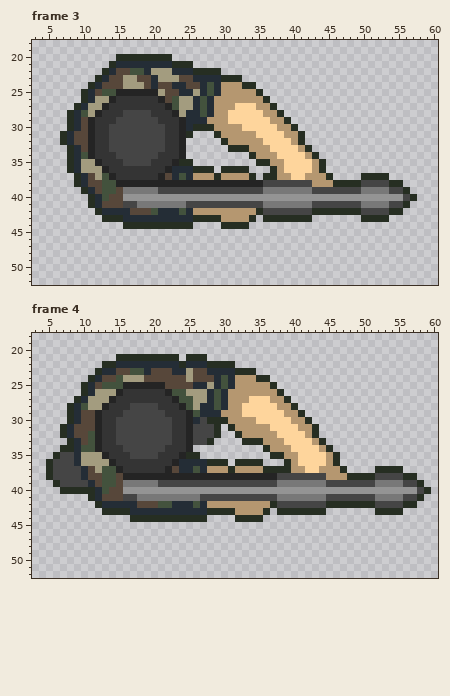
Edited in one commit: pixel-art file (Desenhos/PlayerMetralhadoura.aseprite). The first picture shows the starting point.
64x64 pixels, 4 frames. Colours within 5 levels of each other are drawn and written as one. Shown: frame 3: x 3..60, y 18..52; frame 4: x 3..60, y 18..52. The commit also changed other frames, which this record leaves out.
New version:
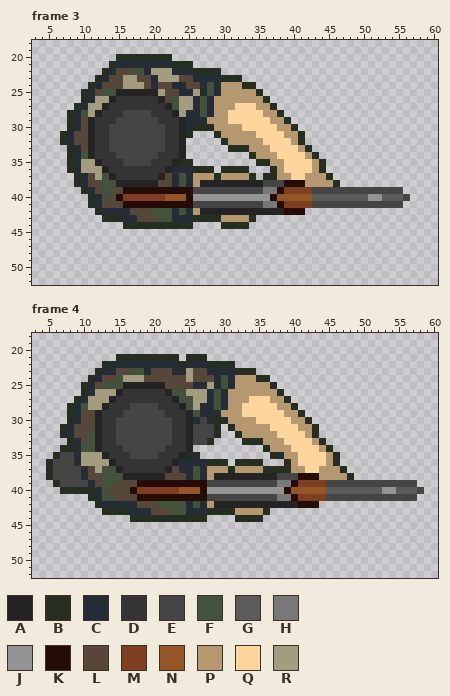
Palette (. is transparent): A #242424  B #262e22  C #242d36  D #343434  E #454545  F #43523d  G #5c5c5c  H #787878  J #949494  K #260c06  L #57473a  M #7e3f20  N #955527  P #b59770  Q #fed59c  R #a39c7f
From old to new:
{"where": "frame 3"}
{"frame":3,"y":37,"x":50,"old":"BBBB","new":"...."}
{"frame":3,"y":38,"x":21,"old":"AAAAAA","new":"LLCFCP"}
{"frame":3,"y":38,"x":39,"old":"EEEE","new":"KKKP"}
{"frame":3,"y":38,"x":47,"old":"BBBEEEEBB","new":"........."}
{"frame":3,"y":39,"x":16,"old":"HHHHHEEEEE","new":"KKKKKKKKKK"}
{"frame":3,"y":39,"x":38,"old":"HHHHH","new":"KMMMM"}
{"frame":3,"y":39,"x":50,"old":"HHHH","new":"EEEE"}
{"frame":3,"y":39,"x":56,"old":"B","new":"."}
{"frame":3,"y":40,"x":15,"old":"LJJJJJJJJJJ","new":"KMMMMMMNNNK"}
{"frame":3,"y":40,"x":37,"old":"JJJJJJJJJJJJJJ","new":"KNNNNNGGGGGGGG"}
{"frame":3,"y":40,"x":53,"old":"JJJ","new":"GGG"}
{"frame":3,"y":40,"x":57,"old":"B","new":"."}
{"frame":3,"y":41,"x":16,"old":"EEHHHHHHHE","new":"KKKKKKKKKK"}
{"frame":3,"y":41,"x":38,"old":"HHHHH","new":"KMMMM"}
{"frame":3,"y":41,"x":50,"old":"HHHH","new":"EEEE"}
{"frame":3,"y":41,"x":56,"old":"B","new":"."}
{"frame":3,"y":42,"x":21,"old":"CC","new":"FF"}
{"frame":3,"y":42,"x":27,"old":"PPPPPPPPBEEEEEEEBBBBBBBEEEEBB","new":"AAAAAAAAAAAAKKK.............."}
{"frame":3,"y":43,"x":18,"old":"CCCCC","new":"LLLFF"}
{"frame":3,"y":43,"x":36,"old":"BBBBBBB","new":"......."}
{"frame":3,"y":43,"x":50,"old":"BBBB","new":"...."}
{"where": "frame 4"}
{"frame":4,"y":37,"x":52,"old":"BBBB","new":"...."}
{"frame":4,"y":38,"x":15,"old":"L","new":"F"}
{"frame":4,"y":38,"x":22,"old":"AAAAAAA","new":"LLLCFCP"}
{"frame":4,"y":38,"x":41,"old":"EEEE","new":"KKKP"}
{"frame":4,"y":38,"x":49,"old":"BBBEEEEBB","new":"........."}
{"frame":4,"y":39,"x":16,"old":"HHHHHEEEEEEE","new":"LLKKKKKKKKKK"}
{"frame":4,"y":39,"x":40,"old":"HHHHH","new":"KMMMM"}
{"frame":4,"y":39,"x":52,"old":"HHHH","new":"EEEE"}
{"frame":4,"y":39,"x":58,"old":"B","new":"."}
{"frame":4,"y":40,"x":16,"old":"JJJJJJJJJJJJ","new":"LKMMMMMMNNNK"}
{"frame":4,"y":40,"x":39,"old":"JJJJJJJJJJJJJJ","new":"KNNNNNGGGGGGGG"}
{"frame":4,"y":40,"x":55,"old":"JJJ","new":"GGG"}
{"frame":4,"y":40,"x":59,"old":"B","new":"."}
{"frame":4,"y":41,"x":13,"old":"LL","new":"FF"}
{"frame":4,"y":41,"x":16,"old":"EEHHHHHHHHHE","new":"LLKKKKKKKKKK"}
{"frame":4,"y":41,"x":40,"old":"HHHHH","new":"KMMMM"}
{"frame":4,"y":41,"x":52,"old":"HHHH","new":"EEEE"}
{"frame":4,"y":41,"x":58,"old":"B","new":"."}
{"frame":4,"y":42,"x":23,"old":"CC","new":"FF"}
{"frame":4,"y":42,"x":29,"old":"PPPPPPPPBEEEEEEEBBBBBBBEEEEBB","new":"AAAAAAAAAAAAKKK.............."}
{"frame":4,"y":43,"x":20,"old":"CCCCC","new":"LLLFF"}
{"frame":4,"y":43,"x":38,"old":"BBBBBBB","new":"......."}
{"frame":4,"y":43,"x":52,"old":"BBBB","new":"...."}
{"label":"changed","picture_box":[116,173,417,222]}
{"label":"changed","picture_box":[102,466,431,515]}
